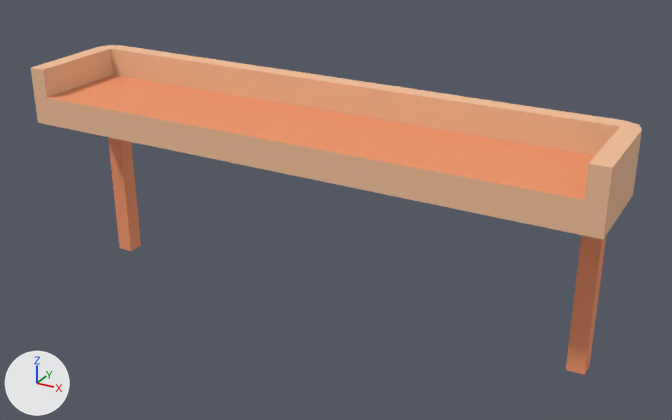
An edit to the glTF model assets/kenney/citycommercial/detail-overhang-wide.glb, drawn before and after from the same camera.
Camera for both pictures: a 50 mm lens placed at (0.724, -1.378, 0.822), pointed at (0.037, -0.13, 0.198). The lights are fixed; the arrows at lower left show +X, +Y and +Z. The picture after the commit comes second.

The first picture shows 'detail-overhang-wide'.
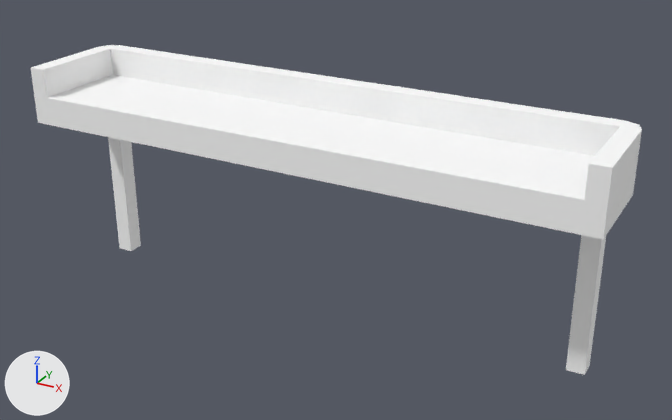
The newer file is also turned or shifted as a whole; pictures and numbers use the older file's frame.

Location of each change, [x1, y1, x2, y2] in pixels of the pictures (672 x 420 px):
'detail-overhang-wide', recoloured (lighter)
    both: [31, 45, 642, 375]

The change, as a list of edits to the scene's bpy script:
```text
Add mat_colormap_133:
    mat_colormap_133 = principled_material('colormap.133')
    mat_colormap_133.base_color = (1.0, 1.0, 1.0)  # white #ffffff
    mat_colormap_133.roughness = 1.0
Change me_detail_overhang_wide:
    where me_detail_overhang_wide.from_pydata(...)  # 40 vertices, 64 faces; spans x -0.5..0.5, y -0.25..-0.05, z 0.0..0.4
    remove me_detail_overhang_wide.materials.append(mat_colormap)
    add me_detail_overhang_wide.materials.append(mat_colormap_133)  # white #ffffff
```
